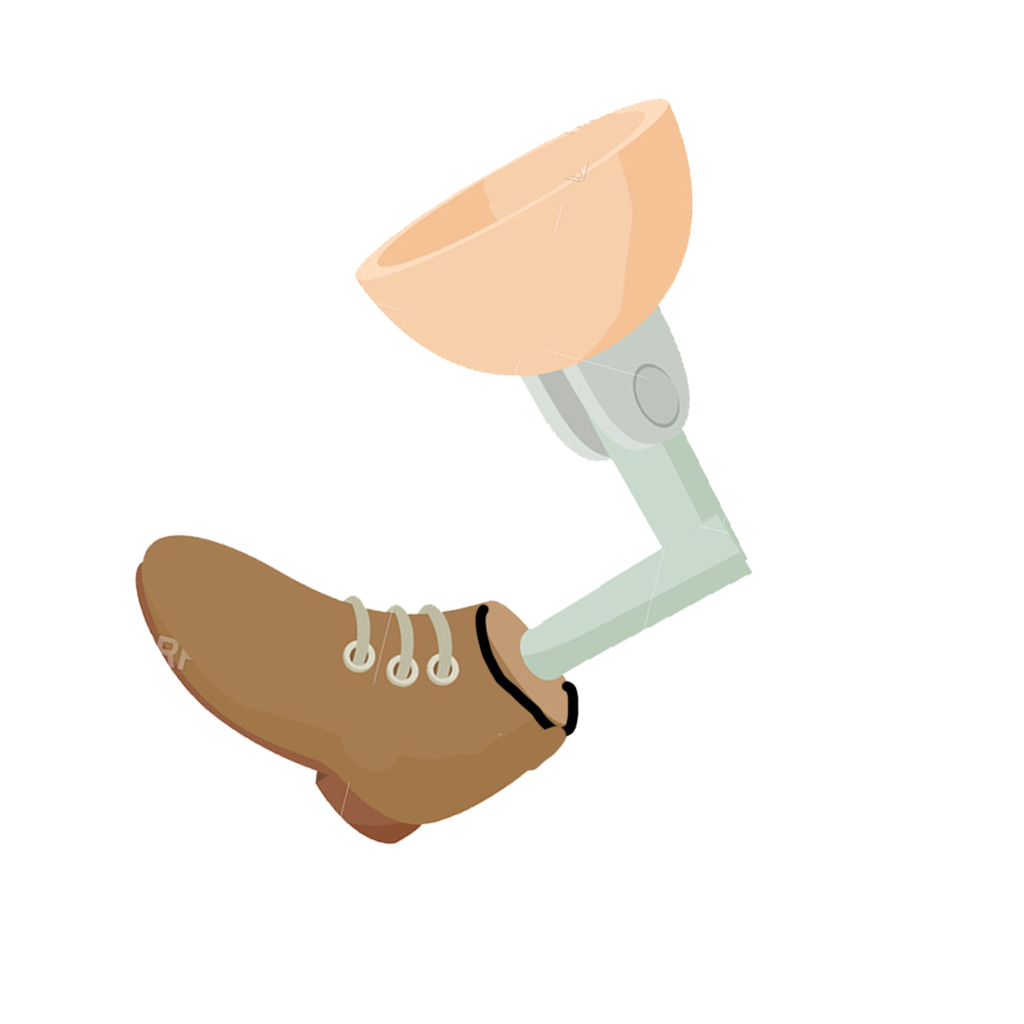
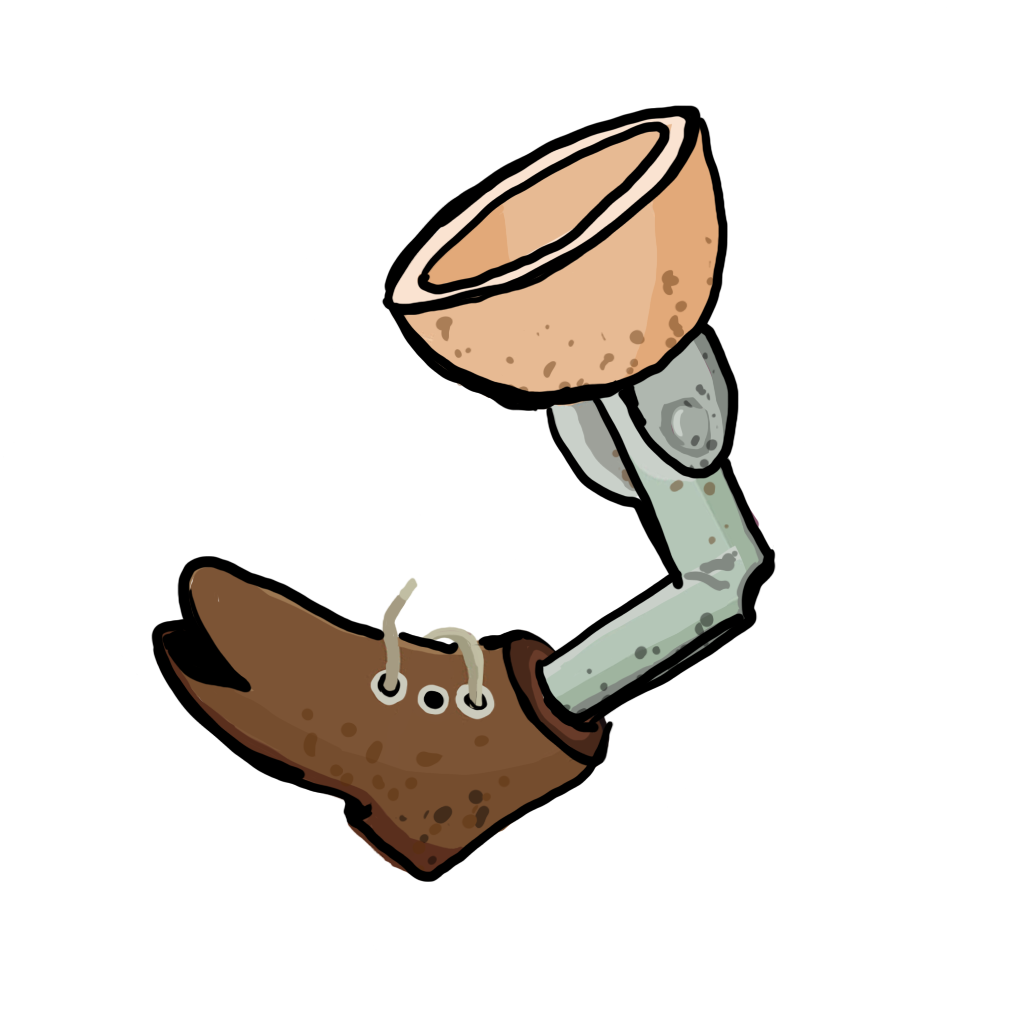
Revision of a layered w=1024, h=1024 image; what changed, layer by layer:
added layer "Layer 4" above "Layer 3" over [151, 105, 776, 882]
added layer "Layer 3" (43%) above "Layer 2" over [301, 236, 730, 879]
painted on "Layer 2" over [134, 97, 776, 882]
